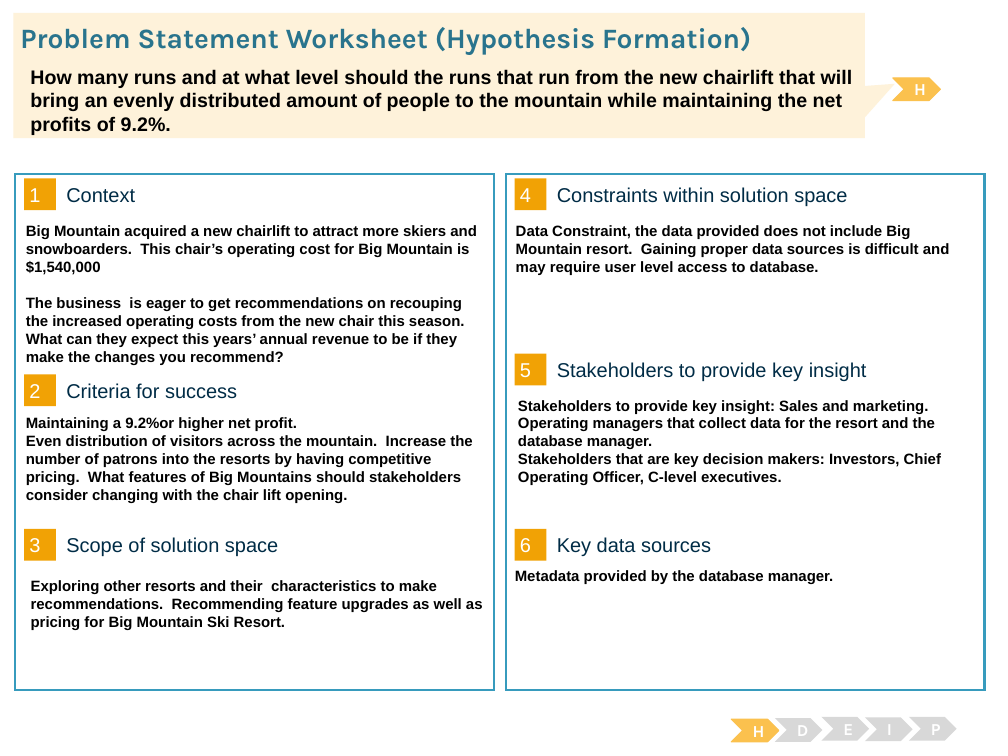
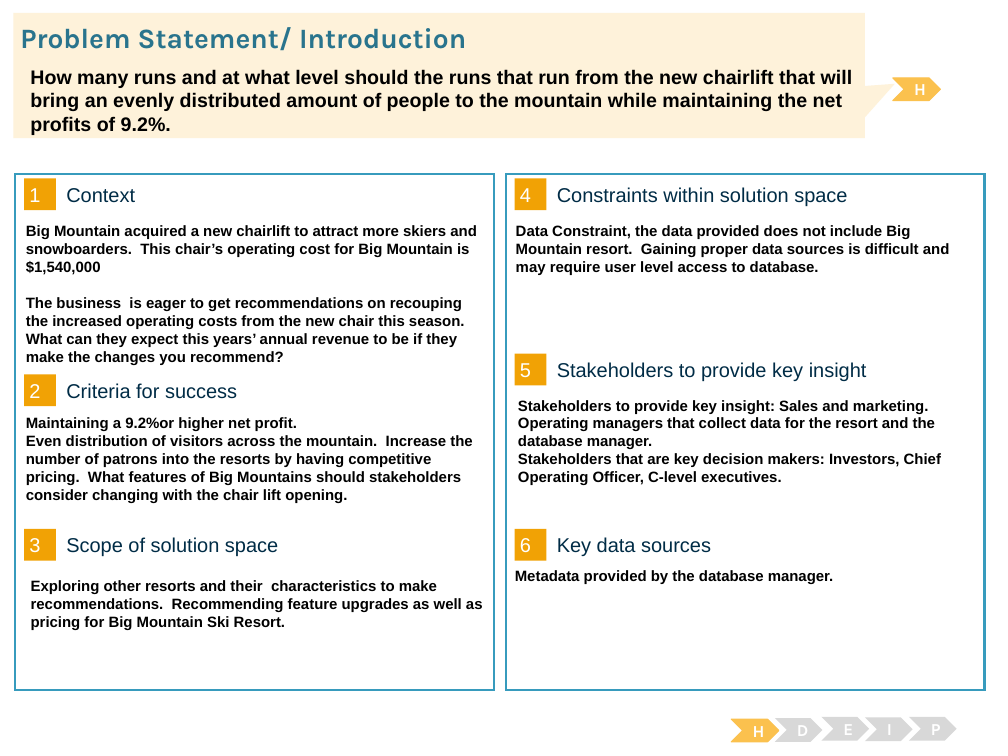
Before and after one commit to funwandrea/GuidedCapstone, a slide deck: slide 2 of Guided Capstone Slide Deck.pptx. Drawn at 1008x756 pixels with LibreOffice and Linux fonts; fonts in the diff are those of the drawing. Boxes give left, top, right and bottom in pixels: in the first picture for what was removed or moved away, otherwise in the second. Text is boxed around its words. In the diff, an @@ line names an element or a change of style, - is before the commit and + after.

```diff
--- a/Guided Capstone Slide Deck.pptx
+++ b/Guided Capstone Slide Deck.pptx
@@ title at <box>20,27,466,51</box>: text changed @@
-Problem Statement Worksheet (Hypothesis Formation)
+Problem Statement/ Introduction
```
Also in this commit, not shown: 4 other slides changed, 2 other files.
